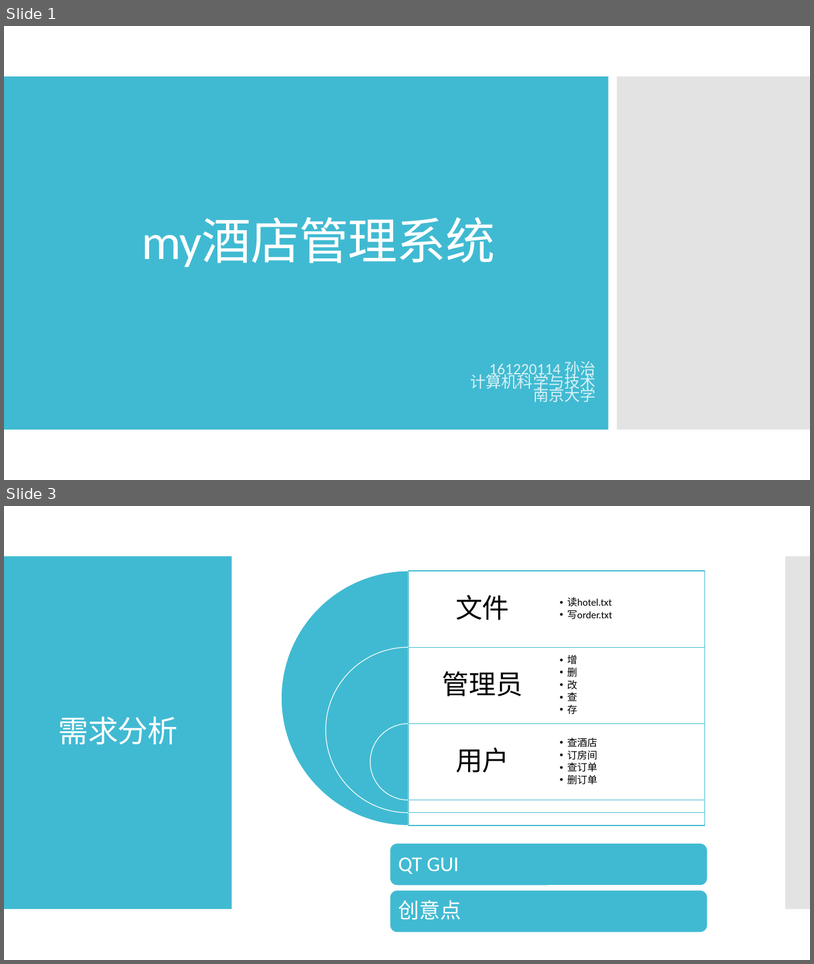
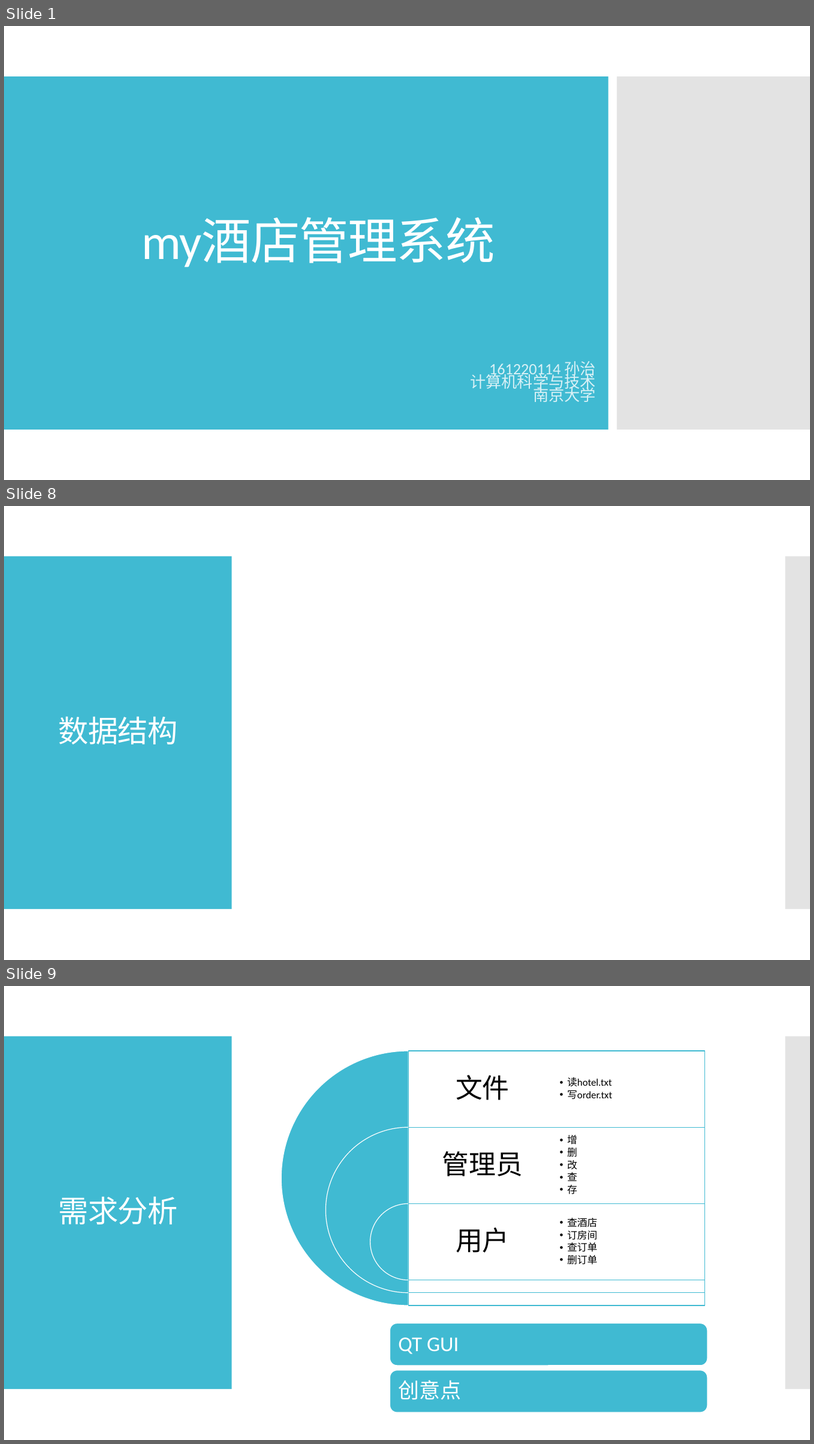
Before and after one commit to imagecser/hotelManage, a slide deck: 演示文稿1.pptx. Shown one above the other, each under a label of ours: slides 1 and 3 before the commit, slides 1, 8 and 9 after it; the slides between them are not shown. The pictures are 814x964 and 814x1444 pixels, drawn with LibreOffice and Linux fonts; fonts in the diff are those of the drawing. Boxes give left, top, right and bottom in pixels: in the first picture for what was removed or moved away, otherwise in the second. Text is boxed around its words. In the diff, an @@ line names an element or a change of style, - is before the commit and + after.

```diff
--- a/演示文稿1.pptx
+++ b/演示文稿1.pptx
@@ slide 8 added at [4, 506, 810, 960], background #FFFFFF; not listed: 2 template elements that a slide beside it also shows @@
@@ title added at [59, 716, 178, 744], 36 pt, text #FFFFFF @@
+数据结构
@@ what was slide 3 is now slide 9 @@
```
Also in this commit, not shown: 1 slide changed, 6 other slides added, 7 other files.
